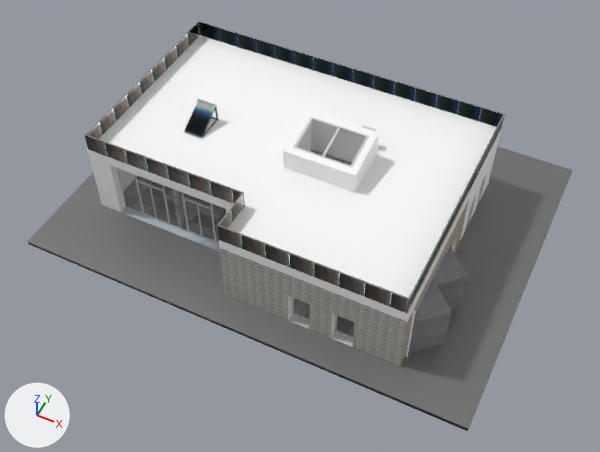
Two versions of the Blender file blender_files/interni.blend, one commit apart.
Before and after are seen from a camera (50 mm lens) standing at (14.5, -28.7, 35.1) and looking at (0.8, -1.3, 0.9). The axes (+X, +Y, +Z) are drawn at lower left. The lights are the same throughout.

Names of what the first picture shows: 'Cube', 'Cube.001', 'camino_solare_finestra_dx', 'camino_solare_finestra_sx', 'mura', 'pannello', 'pannello.001', 'pannello.002', 'pannello.004', 'pannello.005', 'pannello_solare_termico', 'pannello_solare_termico_tubi', 'pavimento', 'ringhiera', 'tetto'.
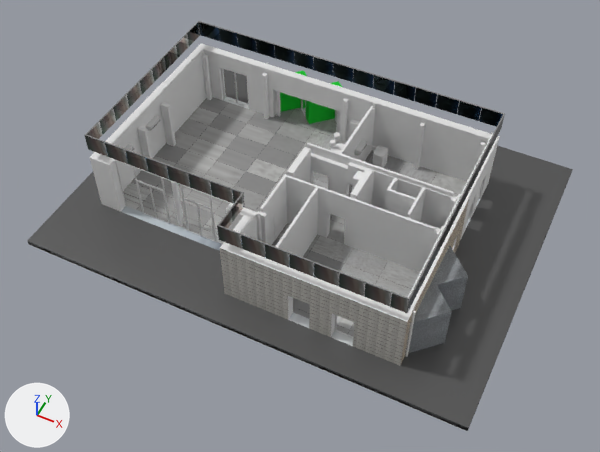
Diff of the bpy script that builds the scene:
```diff
--- a/blender_files/interni.blend.py
+++ b/blender_files/interni.blend.py
@@ mat_grigio @@
 mat_grigio = principled_material('grigio')
-mat_grigio.base_color = (0.208, 0.208, 0.208)  # grey #7e7e7e
+mat_grigio.base_color = (0.113, 0.113, 0.113)  # dark grey #5e5e5e
 mat_grigio.metallic = 0.4
@@ mat_bianco_muri @@
 mat_bianco_muri = principled_material('bianco_muri')
-mat_bianco_muri.base_color = (1.0, 1.0, 1.0)  # white #ffffff
+mat_bianco_muri.base_color = (0.8, 0.8, 0.8)  # white #e7e7e7
 mat_bianco_muri.metallic = 0.02
@@ mat_nero_001 @@
+mat_nero_001 = principled_material('nero.001')
+mat_nero_001.base_color = (0.0, 0.0, 0.0)  # black #000000
@@ mat_pavimento_001 @@
+mat_pavimento_001 = bpy.data.materials.new('pavimento.001')
+# colours: grey #878787, black #333333
+# uses the picture img_piastrella_png
@@ mat_grigio_001 @@
+mat_grigio_001 = principled_material('grigio.001')
+mat_grigio_001.base_color = (0.113, 0.113, 0.113)  # dark grey #5e5e5e
+mat_grigio_001.metallic = 0.4
+mat_grigio_001.roughness = 0.4
@@ mat_sottoporta_001 @@
+mat_sottoporta_001 = principled_material('sottoporta.001')
+mat_sottoporta_001.texture = img_sottoporta_jpg
+mat_sottoporta_001.metallic = 0.1
+mat_sottoporta_001.roughness = 0.2
@@ me_cube_002 @@
 me_cube_002.from_pydata(...)  # 440 vertices, 401 faces; spans x -0.511..0.521, y -0.442..0.515, z -0.417..0.417
 # used by ob_pavimento; parent = ob_costruzione; location = (0.209, 0.418, 0.025); scale = (24.8, 20.0, 0.3)
-me_cube_002.materials.append(mat_sottoporta)  # picture img_sottoporta_jpg
-me_cube_002.materials.append(mat_nero)  # black #000000
+# me_cube_002 part 1: all 97 faces that had it switch from mat_pavimento to mat_pavimento_001
+# me_cube_002 part 2: all 65 faces that had it switch from mat_grigio (grey #7e7e7e) to mat_grigio_001 (dark grey #5e5e5e)
+me_cube_002.materials.append(mat_sottoporta_001)  # picture img_sottoporta_jpg
+me_cube_002.materials.append(mat_nero_001)  # black #000000
@@ ob_tetto @@
 ob_tetto.location = (0.0, 0.0, 0.0)
+ob_tetto.hide_set(True)
@@ ob_camino_solare_finestra_dx @@
 ob_camino_solare_finestra_dx.scale = (1.72, 1.05, 1.37)
+ob_camino_solare_finestra_dx.hide_set(True)
@@ ob_camino_solare_finestra_sx @@
 ob_camino_solare_finestra_sx.scale = (1.72, 1.05, 1.37)
+ob_camino_solare_finestra_sx.hide_set(True)
@@ ob_pannello_solare_termico @@
 ob_pannello_solare_termico.location = (-5.495, 0.199, 4.471)
+ob_pannello_solare_termico.hide_set(True)
@@ ob_cube @@
 ob_cube.rotation_euler = (2.103, 0.0, 0.0)  # degrees (120, 0, 0)
+ob_cube.hide_set(True)
@@ ob_cube_001 @@
 ob_cube_001.scale = (1.0, 1.2, 1.2)
+ob_cube_001.hide_set(True)
@@ ob_pannello_solare_termico_tubi @@
 ob_pannello_solare_termico_tubi.scale = (0.663, 0.663, 0.663)
+ob_pannello_solare_termico_tubi.hide_set(True)
```

Pixel boxes [x1, y1, x2, y2] of what changed, in the pictures (600 x 452 px):
'pavimento', recoloured
    both: [27, 69, 573, 431]
'tetto', hidden
    before: [87, 35, 501, 322]
'pavimento.001', now drawn (black)
    after: [28, 172, 572, 431]
'pannello_solare_termico_tubi', hidden
    before: [184, 101, 215, 137]
'camino_solare_finestra_dx', hidden
    before: [322, 126, 369, 168]
'camino_solare_finestra_sx', hidden
    before: [293, 117, 340, 157]
'idropompa', recoloured
    both: [330, 132, 345, 153]
'Cube', hidden
    before: [184, 103, 215, 138]
'pannello_solare_termico', hidden
    before: [184, 107, 218, 139]
'Cube.001', hidden
    before: [197, 99, 216, 107]
'tubo', recoloured
    both: [367, 144, 384, 150]
part 1 of me_cube_002, recoloured
    before: [123, 176, 355, 336]
part 2 of me_cube_002, recoloured
    before: [28, 146, 572, 428]
